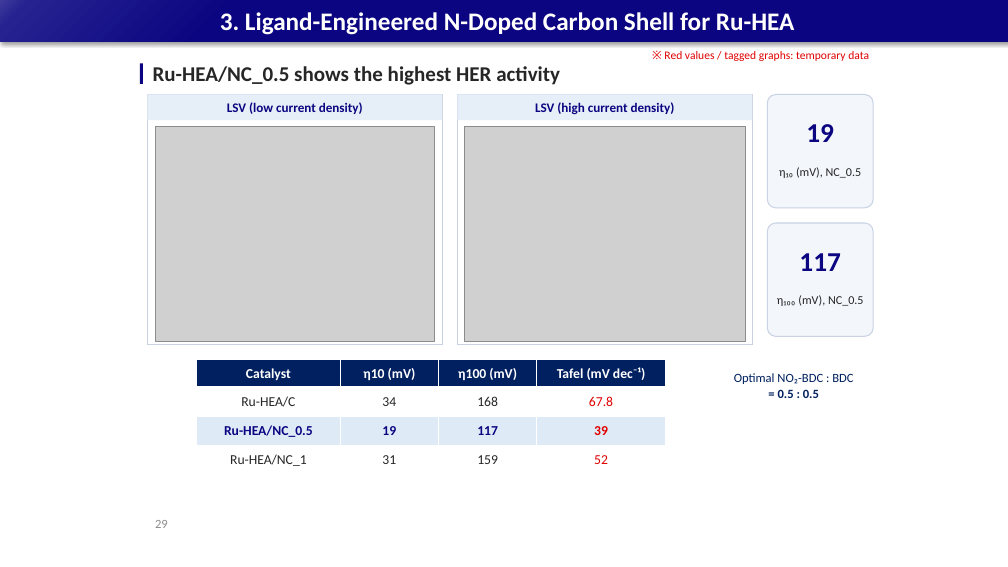
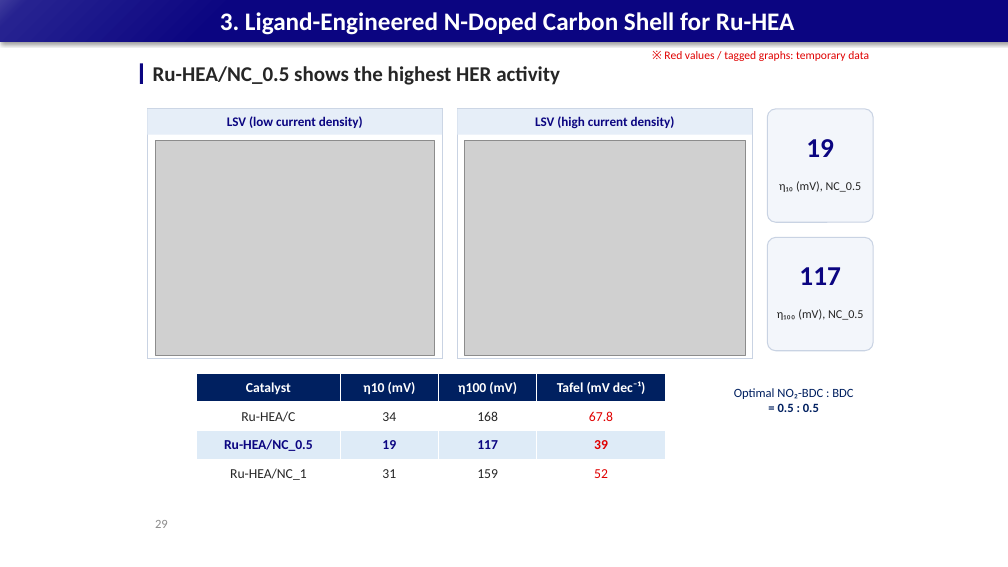
Before and after one commit to limsj0204/letter, a slide deck: slide 29 of 학위논문_디펜스_발표자료.pptx. Drawn at 1008x567 pixels with LibreOffice and Linux fonts; fonts in the diff are those of the drawing; grey boxes stand for pictures. Boxes give left, top, right and bottom in pixels: in the first picture for what was removed or moved away, otherwise in the second. Text is boxed around its words. In the diff, an @@ line names an element or a change of style, - is before the commit and + after.

```diff
--- a/학위논문_디펜스_발표자료.pptx
+++ b/학위논문_디펜스_발표자료.pptx
@@ 5 texts, 4 rectangles, 2 pictures, 2 rounded rectangles, 1 table: place and size @@
-5 texts, 4 rectangles, 2 pictures, 2 rounded rectangles, 1 table at box(147, 95, 873, 474)
+5 texts, 4 rectangles, 2 pictures, 2 rounded rectangles, 1 table at box(147, 109, 873, 488)
```
Also in this commit, not shown: 31 other slides changed.
